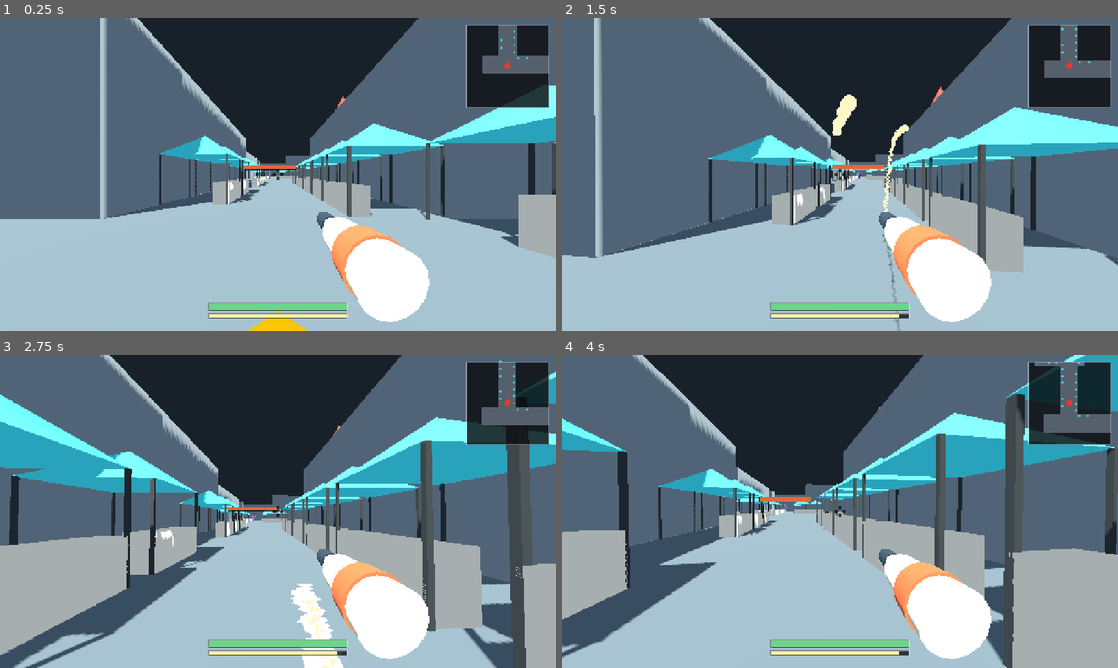
Above: before the commit, frames 1-4 (two rows, left to right).
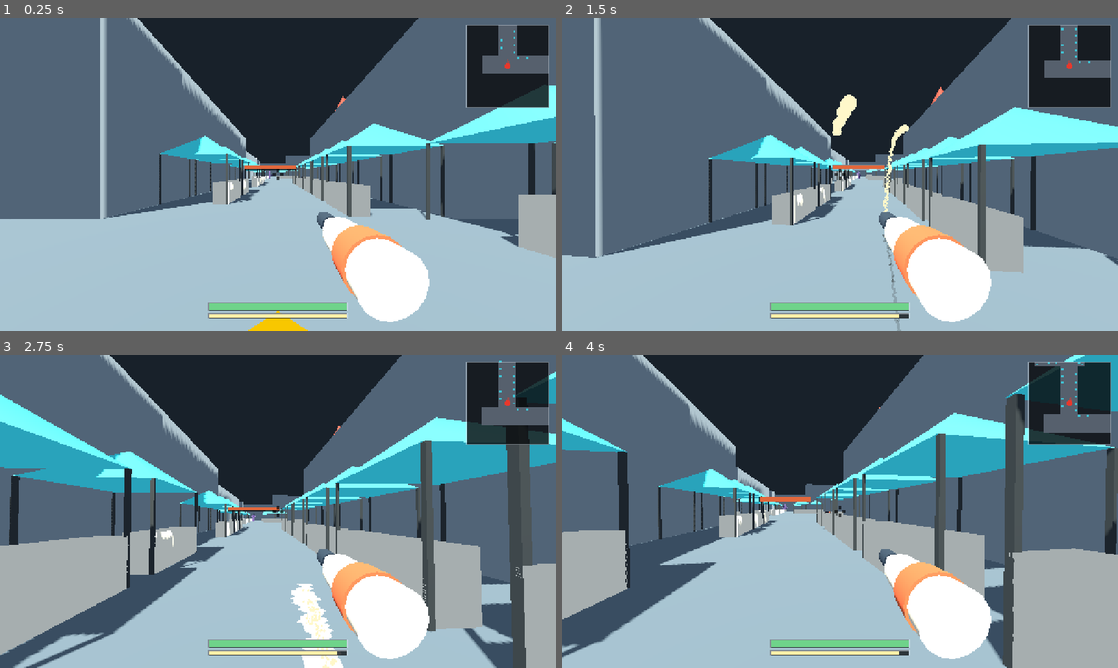
Above: after the commit, the same moments.

Repository: k3vin7/SauceIT-
Game: Godot game, scene res://main.tscn
The game is run twice, just before and just after one commit, with the same random seed, the same clock (stepped at 60 frames per second) and the same inputs.
Inputs (mouse positions are in pixels of both pictures, inside the frame that each line leads up to):
- Up to frame 1 (0.25 s): no input
- Up to frame 2 (1.5 s): tap Enter at 0.5 s; move the mouse to (867, 174) at 0.52 s; press the mouse at (867, 174) at 0.53 s; hold W (move_forward) from 0.53 s (still down); tap Space (jump) at 0.77 s; move the mouse to (812, 174) at 1.27 s; release the mouse at (812, 174) at 1.28 s; tap E (refill_sauce) at 1.35 s
- Up to frame 3 (2.75 s): keep holding W (move_forward); tap Space (jump) at 1.52 s; move the mouse to (289, 505) at 2.02 s; hold Shift (run) from 2.03 s (still down)
- Up to frame 4 (4 s): keep holding W (move_forward); move the mouse to (834, 517) at 2.77 s; release Shift (run) at 2.78 s; tap R (wipe_screen) at 2.85 s; tap Space (jump) at 3.02, 3.77 s; move the mouse to (878, 514) at 3.52 s; tap Tab at 3.6 s

The runs differ from the first frame. In frame 1, less than 0.1% of the frame differs, in the area x 29-80%, y 38-48%; in frame 2, less than 0.1%; in frame 3, 0.1%, in the area x 3-100%, y 31-50%; in frame 4, 0.1%.

Commit message:
Take the lid off the roof

Diff:
--- a/scripts/mayo_prototype.gd
+++ b/scripts/mayo_prototype.gd
@@ -1376,13 +1376,13 @@
 
 
 ## One market stall: a 3 m x 3 m pop-up gazebo, which is what a festival pitch
-## actually is. Four legs, a canopy over them, and a serving counter across the
-## front -- rather than the solid block that stood here while the street was
-## being laid out.
+## actually is. Four legs, a pointed canopy over them, and a serving counter
+## across the front -- rather than the solid block that stood here while the
+## street was being laid out.
 ##
 ## Two parts take sauce and are registered as walls: the **counter**, which is
 ## the part at the height anything gets sprayed at and the part you can duck
-## behind, and the **canopy**, which is what catches a shot fired over it. The
+## behind, and the **roof**, which is what catches a shot fired over it. The
 ## legs are thin and get collision but no grid: a grid per leg would be four
 ## more masks each a few cells across, for a stain nobody can see.
 ##
@@ -1418,11 +1418,8 @@
 	var counter := _make_contaminable(holder, "Counter", counter_at, counter_size, Color("d8d2c4"))
 	_walls.push_back(counter)
 
-	# One canopy sheet per bay. A pyramid would be truer to a gazebo but the grid
-	# unwraps a box, so the shape is carried by the roof meshes below and the
-	# sheets are what the sauce actually lands on. Separate per bay rather than
-	# one long sheet so a double reads as two tents pushed together, which is
-	# what it is.
+	# One roof per bay rather than one long one, so a double reads as two tents
+	# pushed together, which is what it is.
 	var frame := StandardMaterial3D.new()
 	frame.albedo_color = Color("2f3438")
 	frame.roughness = 0.6
--- a/scripts/roof_contamination.gdshader
+++ b/scripts/roof_contamination.gdshader
@@ -1,4 +1,8 @@
 shader_type spatial;
+// A canopy is a sheet, so both of its sides are there to be seen: without this
+// the roof vanishes when you walk under the stall and look up, because the only
+// faces it has point outwards.
+render_mode cull_disabled;
 
 // The roof's mask, sampled by unrolling the cone flat.
 //
--- a/scripts/stall_roof.gd
+++ b/scripts/stall_roof.gd
@@ -43,7 +43,15 @@
 	# Four sides: a pyramid, not a cone. The unwrap does not care -- it maps by
 	# angle, and a square pyramid is a surface of revolution sampled four times.
 	cone.radial_segments = 4
-	cone.rings = 1
+	cone.rings = 0
+	# No lid. `CylinderMesh` caps both ends by default, and the bottom cap is a
+	# flat square sealing the underside of the roof -- so standing under a stall
+	# and looking up showed a ceiling rather than the four sloping faces. It is
+	# not just an eyesore either: every point of that cap is at the same height,
+	# so the unwrap sends the whole of it to a single circle at the rim of the
+	# net, which is its own smear on top of the one it was drawn into.
+	cone.cap_bottom = false
+	cone.cap_top = false
 
 	var mesh_instance := MeshInstance3D.new()
 	mesh_instance.name = "RoofMesh"
--- a/tests/probe_map.gd
+++ b/tests/probe_map.gd
@@ -259,6 +259,51 @@
 			StreetMap.STALL_PEAK_M - StreetMap.STALL_EAVES_M) * 0.9,
 		"the roof collider is only %.2f m tall" % (top - bottom))
 
+	# Four sloping faces and nothing else. `CylinderMesh` caps both ends by
+	# default, and that bottom cap is a flat square sealing the underside: stand
+	# under a stall, look up, and you see a ceiling instead of the roof. It is
+	# also degenerate in the unwrap, since every point of it is at one height.
+	var roof_mesh: MeshInstance3D = roof.get_node("RoofMesh")
+	var cone: CylinderMesh = roof_mesh.mesh
+	var triangles: PackedVector3Array = cone.get_faces()
+	var on_base := 0
+	for vertex in triangles:
+		if absf(vertex.y + roof.height * 0.5) < 0.001:
+			on_base += 1
+	# A capped pyramid has a whole fan of triangles lying flat on the base; an
+	# open one has only the bottom corners of its sloping faces.
+	var flat := 0
+	for index in range(0, triangles.size(), 3):
+		if absf(triangles[index].y - triangles[index + 1].y) < 0.001 				and absf(triangles[index].y - triangles[index + 2].y) < 0.001:
+			flat += 1
+	# Counted as faces, not triangles: `CylinderMesh` builds each side as a quad
+	# even when it has collapsed to a triangle, so four faces arrive as eight
+	# triangles of which four have no area. What matters is how many distinct
+	# planes there are.
+	var planes := {}
+	for index in range(0, triangles.size(), 3):
+		var normal := (triangles[index + 1] - triangles[index]).cross(
+			triangles[index + 2] - triangles[index])
+		if normal.length_squared() < 0.000001:
+			continue
+		normal = normal.normalized()
+		planes[Vector3(snappedf(normal.x, 0.01), snappedf(normal.y, 0.01),
+			snappedf(normal.z, 0.01))] = true
+	print("roof mesh: %d triangles -> %d face(s), %d lying flat, caps %s/%s" % [
+		triangles.size() / 3, planes.size(), flat,
+		str(cone.cap_bottom), str(cone.cap_top)])
+	_check(not cone.cap_bottom and not cone.cap_top,
+		"the roof mesh still has a cap on it")
+	_check(flat == 0,
+		"the roof has %d flat triangle(s) in it: that is a lid, not four sloping faces" % flat)
+	_check(planes.size() == 4,
+		"the roof is %d face(s) rather than the four of a pyramid" % planes.size())
+	# And it has to be visible from underneath, since that is where a player
+	# stands: with only outward-facing sides, culling would make it disappear.
+	var roof_material: ShaderMaterial = roof_mesh.material_override
+	_check(roof_material.shader.code.contains("cull_disabled"),
+		"the roof is culled from below, so it vanishes when you walk under it")
+
 	# Dropped on from directly above, the slope catches it lower the further out
 	# from the middle it lands -- which a flat lid would not do.
 	var space: PhysicsDirectSpaceState3D = scene.get_world_3d().direct_space_state
Not shown, changed: README.md
